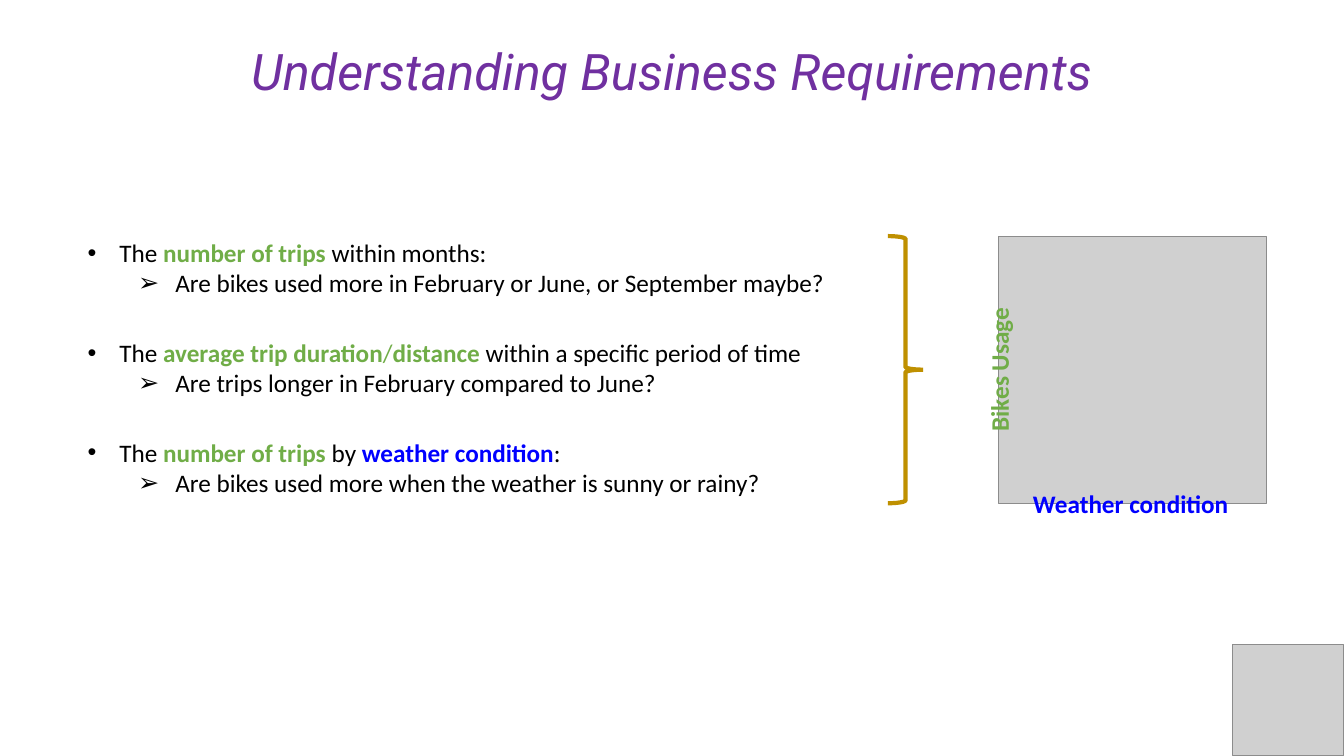
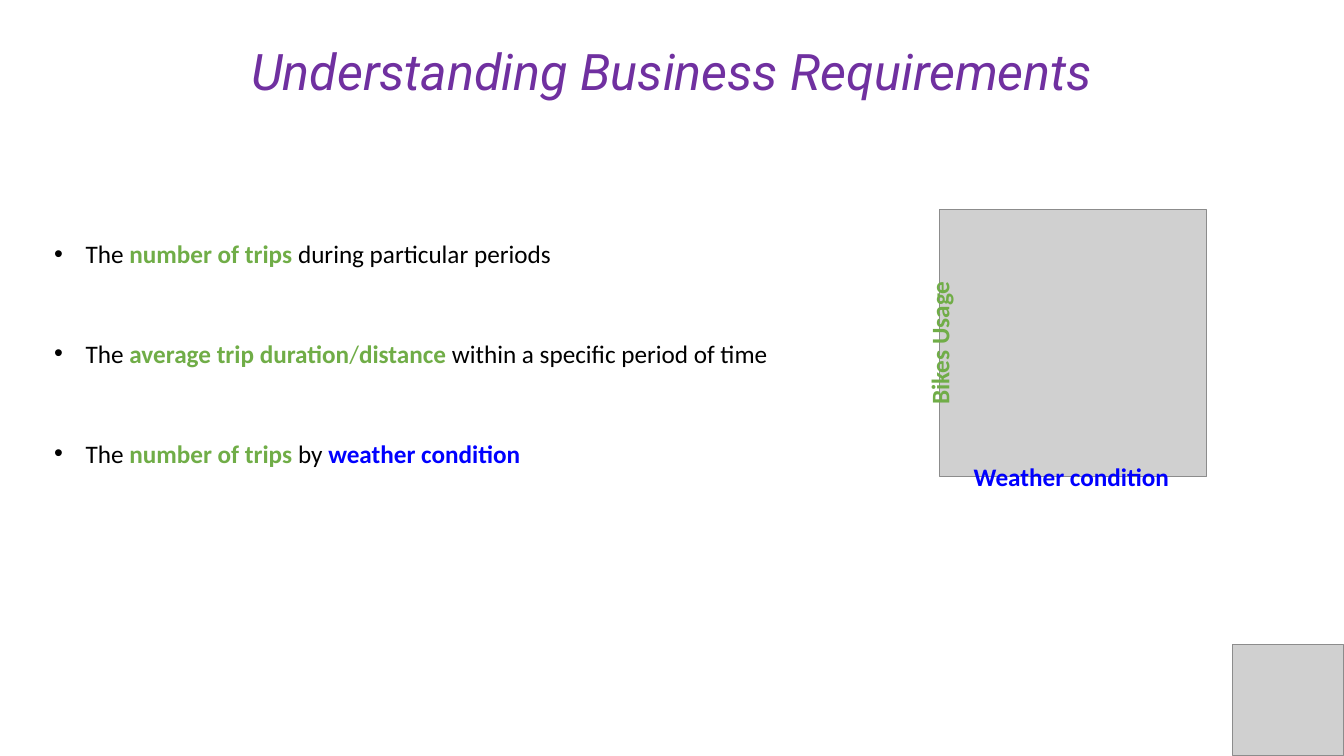
Before and after one commit to cesaramehri/Firn_CaseStudyTest, a slide deck: slide 3 of Presentation/Case Study - Presentation.pptx. Drawn at 1344x756 pixels with LibreOffice and Linux fonts; fonts in the diff are those of the drawing; grey boxes stand for pictures. Boxes give left, top, right and bottom in pixels: in the first picture for what was removed or moved away, otherwise in the second. Text is boxed around its words. In the diff, an @@ line names an element or a change of style, - is before the commit and + after.

Commit message:
Presentation-Final

```diff
--- a/Presentation/Case Study - Presentation.pptx
+++ b/Presentation/Case Study - Presentation.pptx
@@ right brace removed at [888,236,924,503] @@
@@ text at [86,245,551,268]: text changed @@
-• The number of trips within months:
-  ➢ Are bikes used more in February or June, or September maybe?
+• The number of trips during particular periods
@@ 2 texts, 1 picture: place and size @@
-2 texts, 1 picture at [985,236,1266,519]
+2 texts, 1 picture at [925,210,1207,493]
@@ text "The average trip duration/distance within ...": place and size @@
-text "The average trip duration/distance within ..." at [119,344,801,397]
+text "The average trip duration/distance within ..." at [86,345,767,368]
@@ text at [175,374,656,397]: paragraph removed @@
-  ➢ Are trips longer in February compared to June?
@@ text at [86,445,520,467]: text changed; text colour #000000 to #0000FF; bold on @@
-• The number of trips by weather condition:
-  ➢ Are bikes used more when the weather is sunny or rainy?
+• The number of trips by weather condition
```
Also in this commit, not shown: 4 other slides changed.
